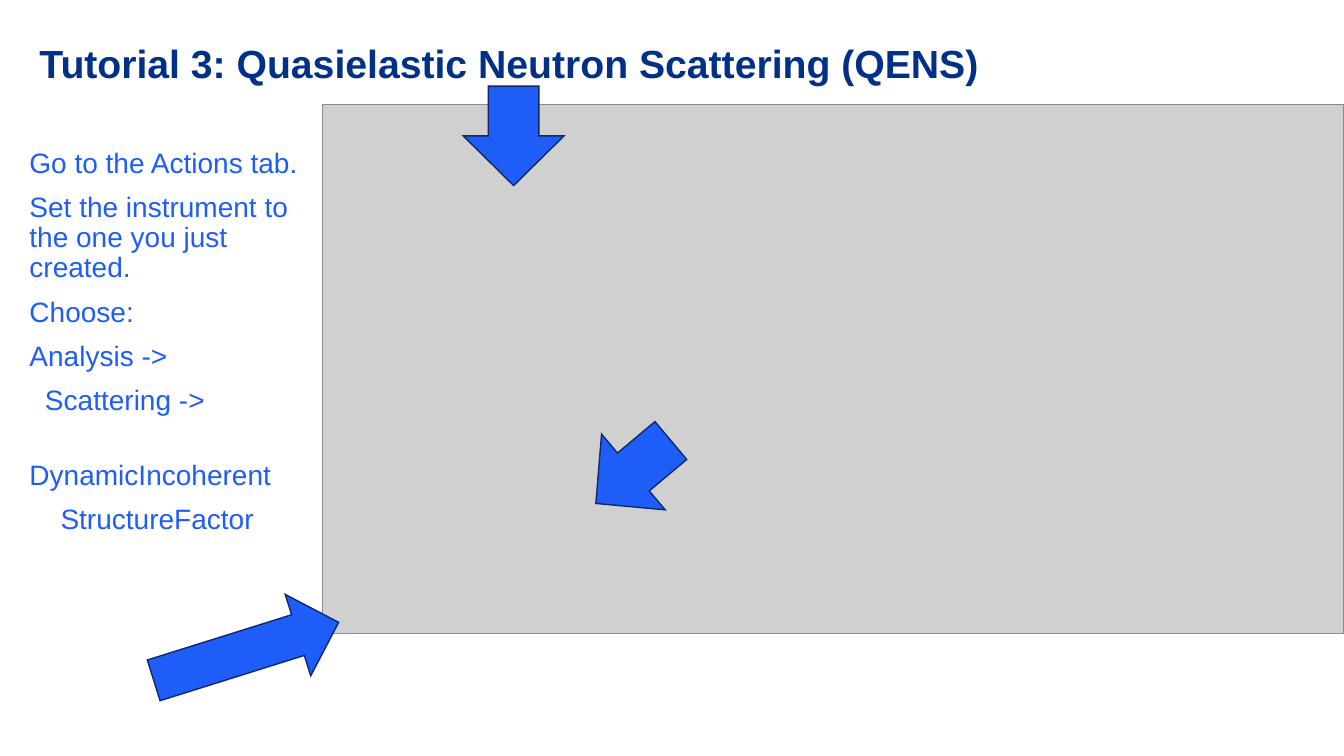
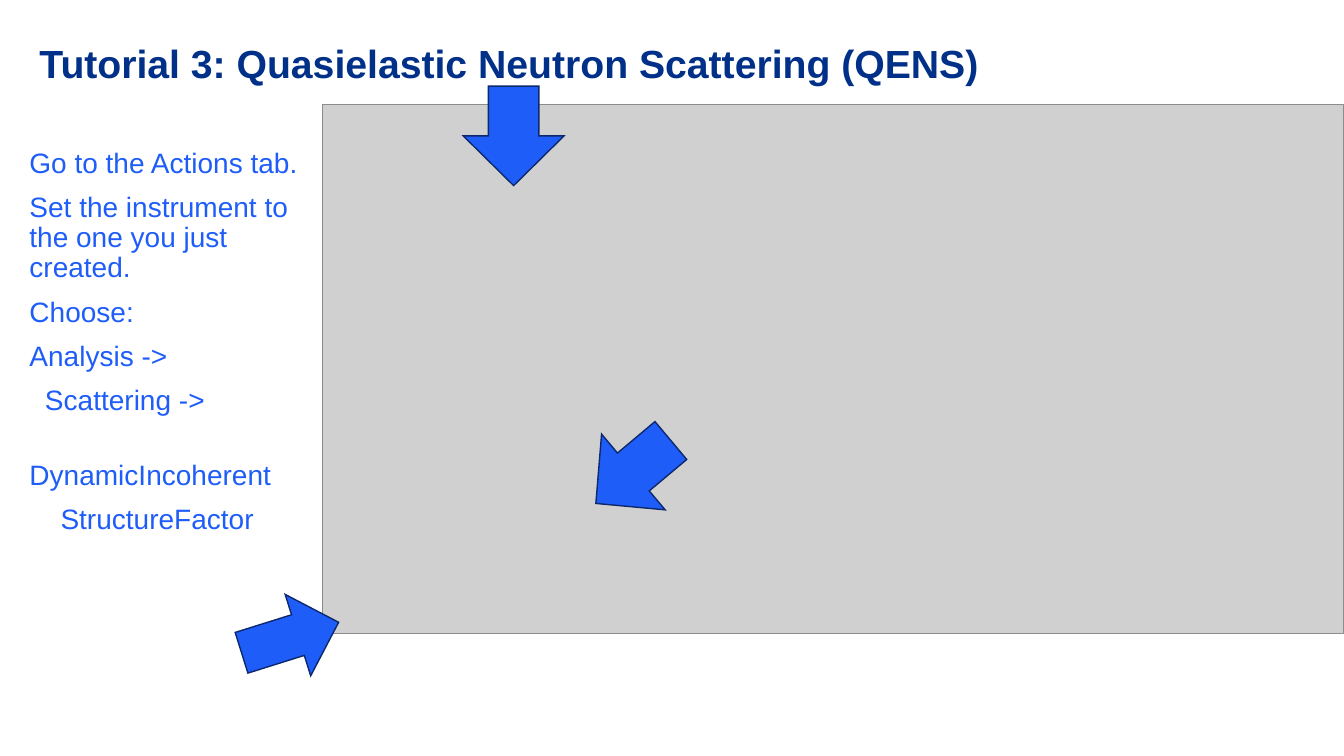
Before and after one commit to MDANSE2026/workshop, a slide deck: slide 11 of Data/MDANSE/MDANSE_neutrons_tutorial/tutorial_QENS/tutorial_qens_slides.pptx (slide 7 before the commit). Drawn at 1344x756 pixels with LibreOffice and Linux fonts; fonts in the diff are those of the drawing; grey boxes stand for pictures; background and template pictures are left out. Boxes give left, top, right and bottom in pixels: in the first picture for what was removed or moved away, otherwise in the second. Text is boxed around its words. In the diff, an @@ line names an element or a change of style, - is before the commit and + after.

Commit message:
update qens tutorial slides

```diff
--- a/Data/MDANSE/MDANSE_neutrons_tutorial/tutorial_QENS/tutorial_qens_slides.pptx
+++ b/Data/MDANSE/MDANSE_neutrons_tutorial/tutorial_QENS/tutorial_qens_slides.pptx
@@ right arrow: place and size @@
-right arrow at <box>141,582,351,722</box>
+right arrow at <box>228,582,351,694</box>
```
Also in this commit, not shown: 4 slides added, 1 other file.
